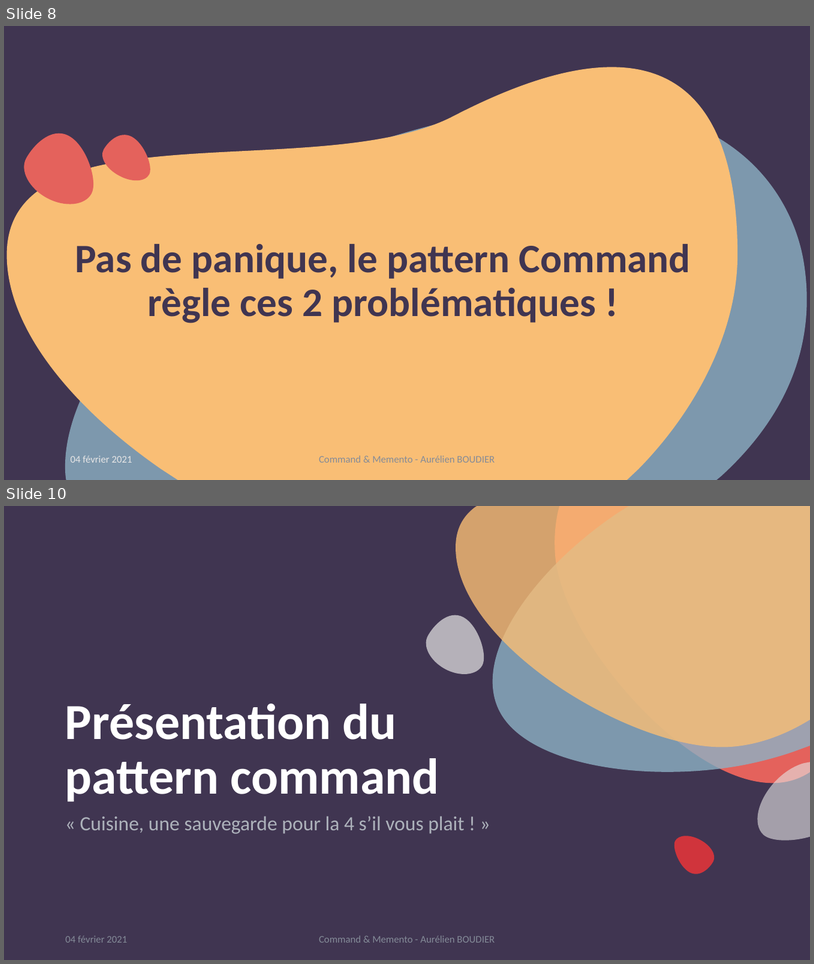
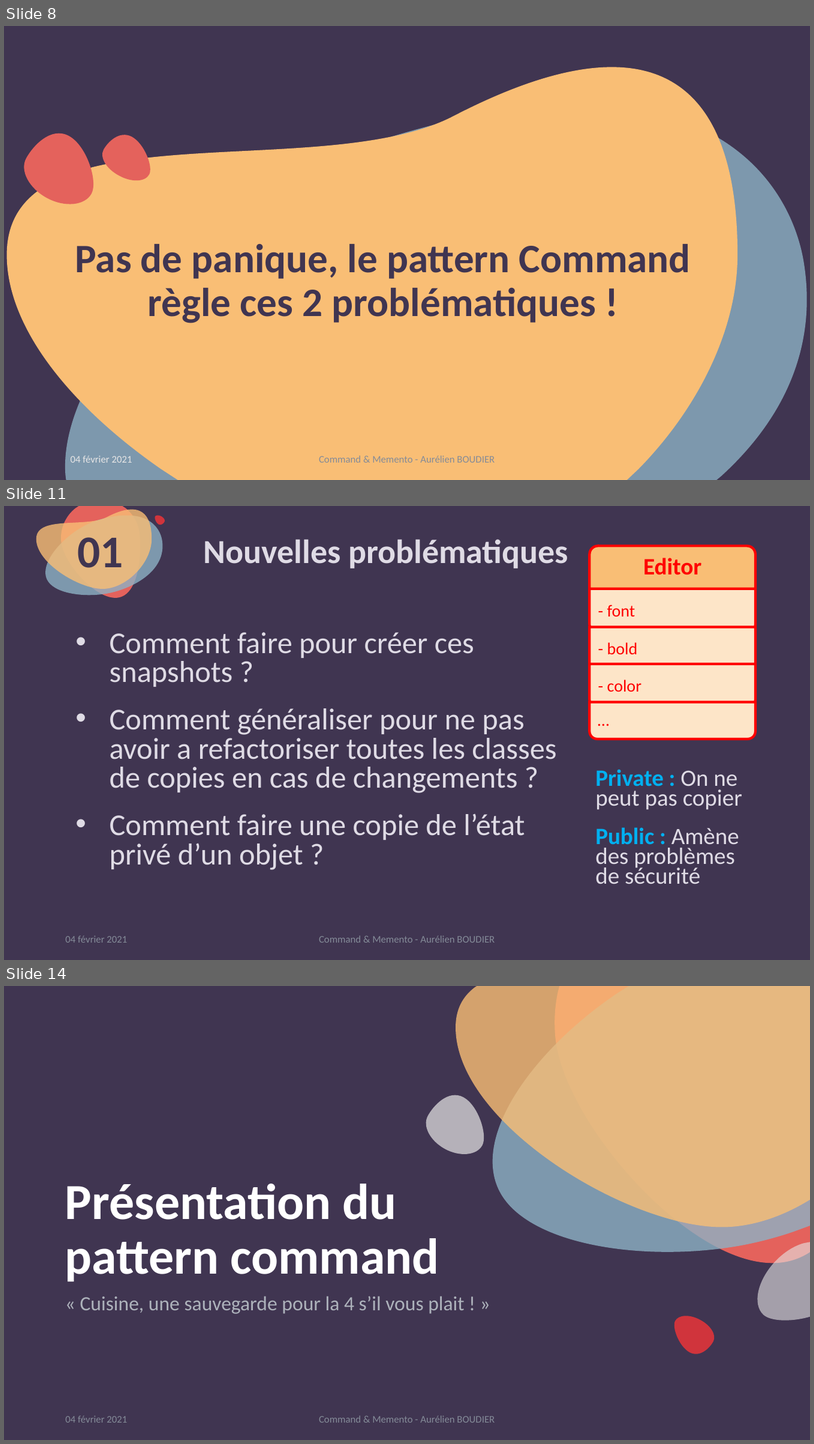
Before and after one commit to kyweez/CDA-14-DESIGN-PATTERN, a slide deck: 01-Powerpoint-presentation/PowerpointPresentation.pptx. Shown one above the other, each under a label of ours: slides 8 and 10 before the commit, slides 8, 11 and 14 after it; the slides between them are not shown. The pictures are 814x964 and 814x1444 pixels, drawn with LibreOffice and Linux fonts; fonts in the diff are those of the drawing. Boxes give left, top, right and bottom in pixels: in the first picture for what was removed or moved away, otherwise in the second. Text is boxed around its words. In the diff, an @@ line names an element or a change of style, - is before the commit and + after.

```diff
--- a/01-Powerpoint-presentation/PowerpointPresentation.pptx
+++ b/01-Powerpoint-presentation/PowerpointPresentation.pptx
@@ slide 11 added at <box>4,506,810,960</box>, background #403551 @@
@@ freeform shape added at <box>36,510,152,589</box>, fill #F9BE75 at 80% opacity @@
@@ freeform shape added at <box>46,515,163,595</box>, fill #8DB1C4 at 80% opacity @@
@@ freeform shape added at <box>61,506,140,598</box>, fill #E4625C @@
@@ freeform shape added at <box>155,515,164,525</box>, fill #D0343C @@
@@ text added at <box>78,537,124,568</box>, 54 pt, text #403551, bold @@
+01
@@ title added at <box>204,539,569,568</box>, 40 pt, text #DFDBE5, bold @@
+Nouvelles problématiques
@@ freeform shape added at <box>63,598,77,613</box>, fill #403551 @@
@@ text added at <box>110,632,557,870</box>, 36 pt, text #DFDBE5 @@
+• Comment faire pour créer ces snapshots ?
+• Comment généraliser pour ne pas avoir a refactoriser toutes les classes de copies en cas de changements ?
+• Comment faire une copie de l’état privé d’un objet ?
@@ group added at <box>590,546,756,739</box>: 4 round same rects, 1 rounded rectangle @@
+Editor
+- font
+- bold
+- color
+…
@@ text added at <box>596,769,743,884</box>, 27.9 pt, text #DFDBE5 @@
+Private : On ne peut pas copier
+Public : Amène des problèmes de sécurité
@@ text added at <box>65,935,127,942</box>, 12 pt, text #848B98 @@
+04 février 2021
@@ text added at <box>319,935,495,942</box>, 12 pt, text #848B98 @@
+Command & Memento - Aurélien BOUDIER
@@ what was slide 10 is now slide 14 @@
```
Also in this commit, not shown: 2 slides changed, 4 other slides added.
